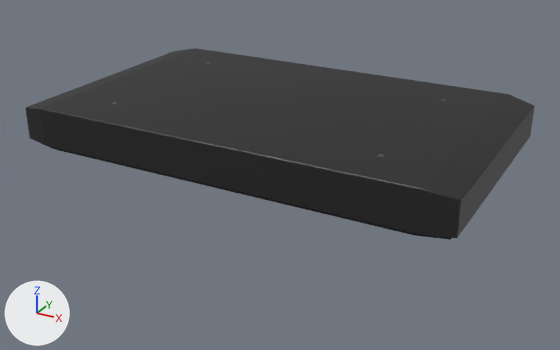
The FBX model Project/Prefabs/Otto600-Platform/Otto600Platform.fbx: old version first, new version second.
The view is the same before and after, from a 50 mm lens placed at (0.756, -1.378, 0.93), pointed at (0.01, -0.022, 0.252). The lights are fixed; the arrows at lower left show +X, +Y and +Z. Where no turn or scale is listed for an object, it has been applied to the vertices.

In view in the first picture: 'Otto600Platform_Base', 'Otto600Platform_Upper'.
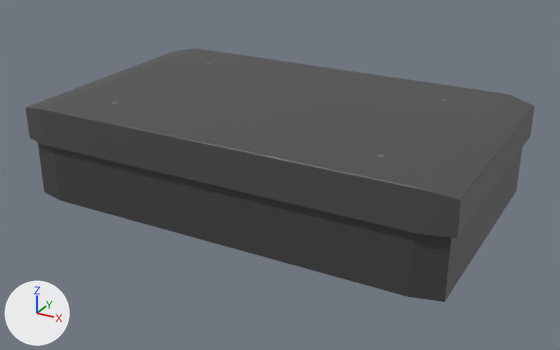
Pixel boxes (x1, y1, x2, y2) of what changed, in the pictures (560 x 350 px):
'Otto600Platform_Upper', surface changed (black to grey)
    both: (26, 48, 535, 238)
'Otto600Platform_Base', surface changed, reshaped
    before: (48, 146, 452, 240)
    after: (38, 142, 522, 302)

The change, as a list of edits to the scene's bpy script:
```text
Change mat_otto600platform:
    where n3 = _N.new('ShaderNodeTexImage'); n3.name = 'Image Texture.001'
    remove n4 = _N.new('ShaderNodeTexImage'); n4.name = 'Image Texture.002'
    remove n4.image = img_otto600platform_metallic_png
    remove n5 = _N.new('ShaderNodeTexImage'); n5.name = 'Image Texture.003'
    remove n5.image = img_otto600platform_normal_png
    n3.image: img_otto600platform_roughness_png -> img_otto600platform_normal_png
    where n0 = _N.new('ShaderNodeBsdfPrincipled'); n0.name = 'Principled BSDF'
    where n6 = _N.new('ShaderNodeNormalMap'); n6.name = 'Normal Map'
    remove _L.new(n3.outputs[0], n0.inputs[2])  # 'Color' to 'Roughness'
    remove _L.new(n4.outputs[0], n0.inputs[1])  # 'Color' to 'Metallic'
    remove _L.new(n5.outputs[0], n6.inputs[1])  # 'Color' to 'Color'
    add _L.new(n3.outputs[0], n6.inputs[1])  # 'Color' to 'Color'
Change me_cube_002:
    where me_cube_002.from_pydata(...)  # 24 vertices, 16 faces; spans x -0.459..0.459, y -0.271..0.271, z -0.024..0.058
    used by ob_otto600platform_base; location = (0.0, 0.0, 0.344)
    me_cube_002 part 1: all 16 vertices in x -0.459..0.459, y -0.271..0.271, z -0.024..-0.022 are moved by (0.0, 0.0, -0.12)
```
